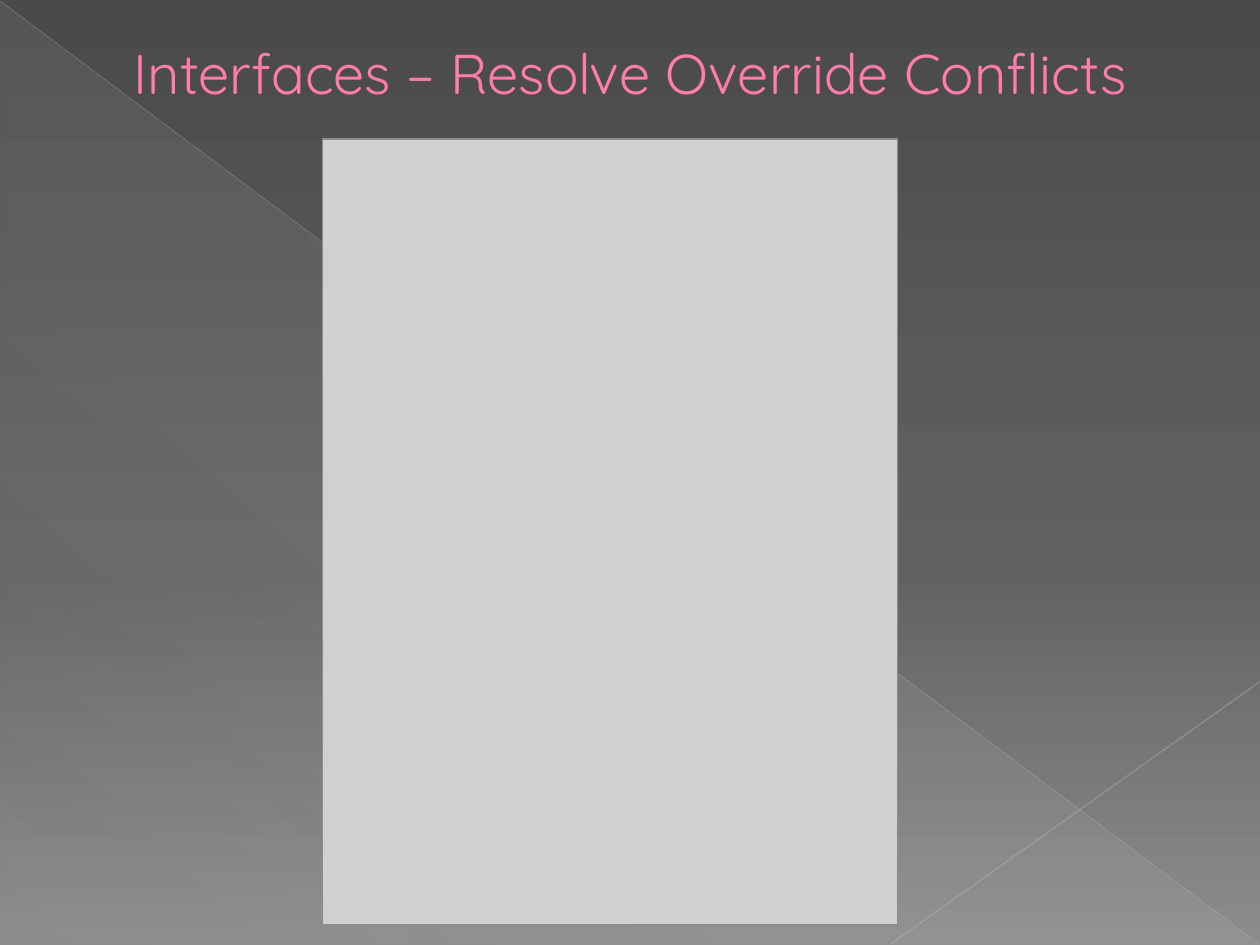
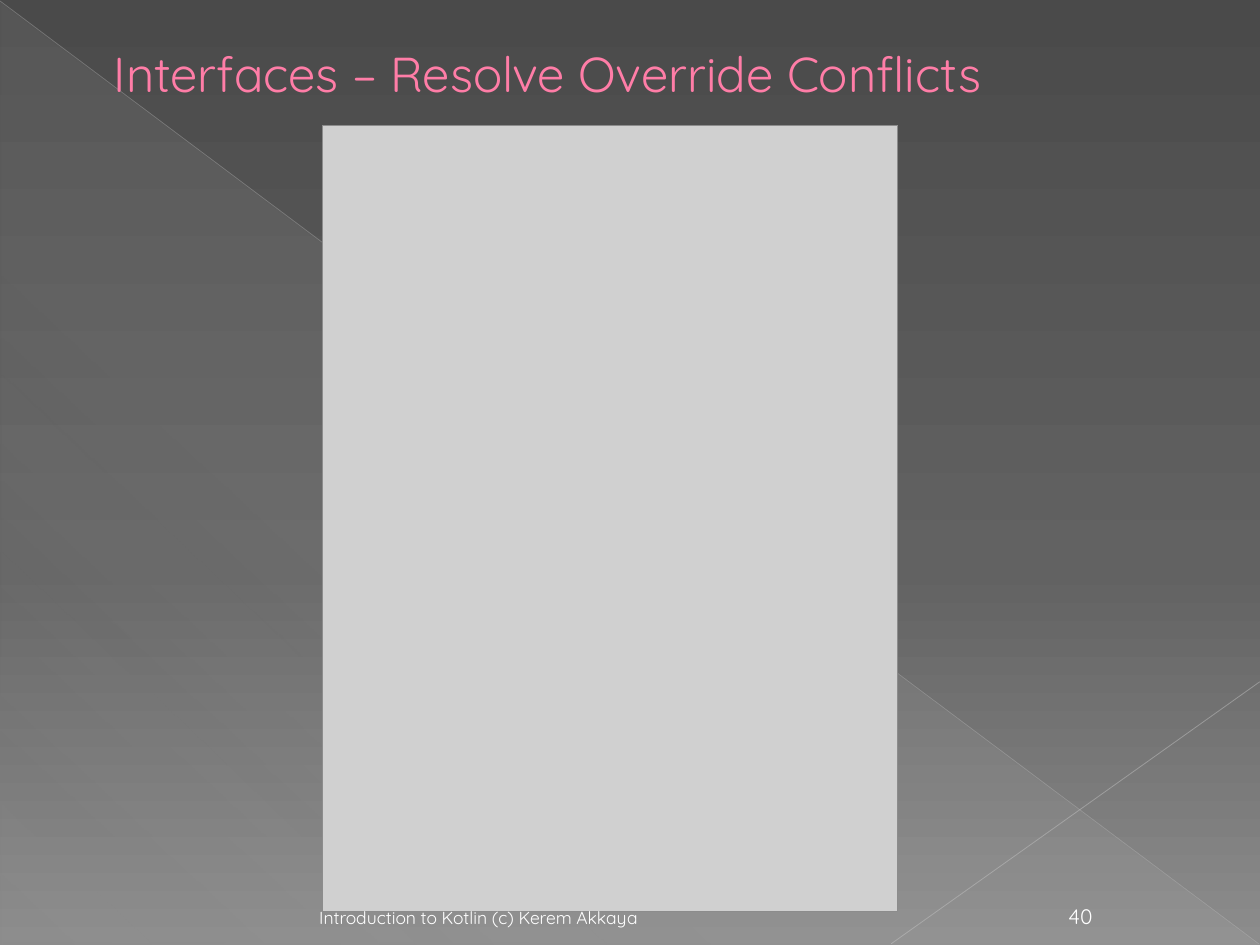
Before and after one commit to KeremAkkaya/kotlinpresentation, a slide deck: slide 40 of Kotlin Programlamaya Giriş.pptx. Drawn at 1260x945 pixels with LibreOffice and Linux fonts; fonts in the diff are those of the drawing; grey boxes stand for pictures; background and template pictures are left out. Boxes give left, top, right and bottom in pixels: in the first picture for what was removed or moved away, otherwise in the second. Text is boxed around its words. In the diff, an @@ line names an element or a change of style, - is before the commit and + after.

```diff
--- a/Kotlin Programlamaya Giriş.pptx
+++ b/Kotlin Programlamaya Giriş.pptx
@@ title "Interfaces – Resolve Override Conflicts": place and size @@
-title "Interfaces – Resolve Override Conflicts" at [134,52,1126,109]
+title "Interfaces – Resolve Override Conflicts" at [114,56,981,103]
@@ title "Interfaces – Resolve Override Conflicts" at [114,56,981,103]: size 32 to 28 pt @@
@@ picture: place and size @@
-picture at [323,139,898,925]
+picture at [323,125,898,911]
@@ text added at [319,906,637,928], 10 pt, text #FFFFFF @@
+Introduction to Kotlin (c) Kerem Akkaya
@@ page number added at [1068,909,1092,924], 12 pt, text #FFFFFF @@
+40
```
Also in this commit, not shown: 47 other slides changed, 1 other file.
